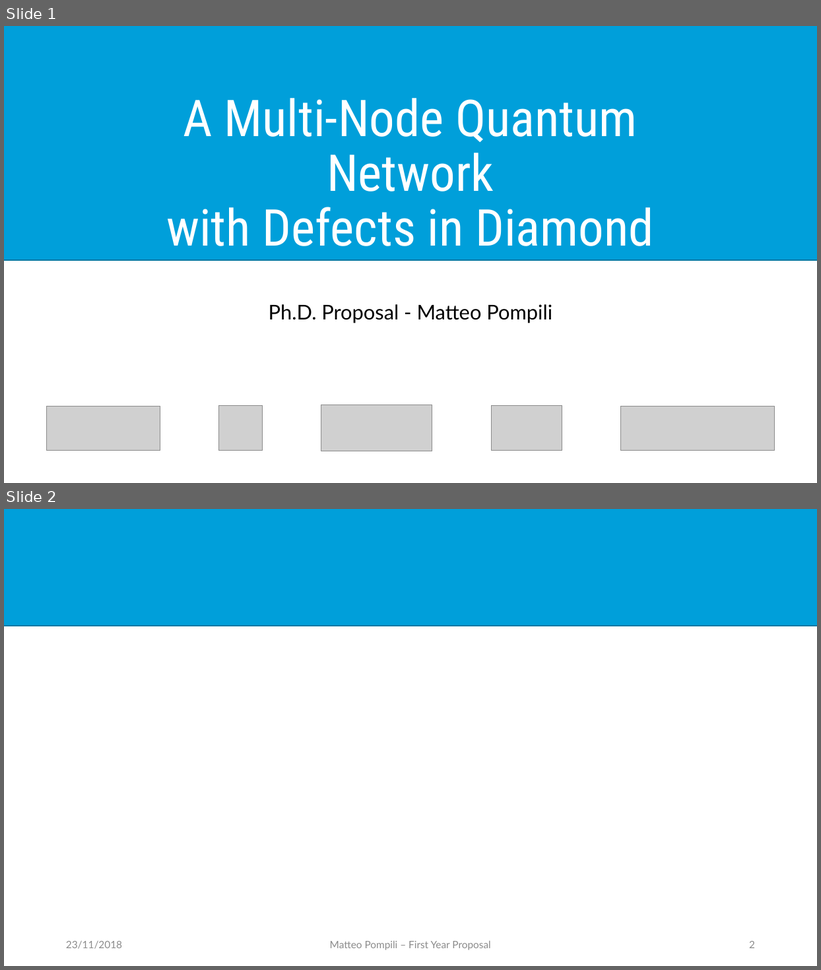
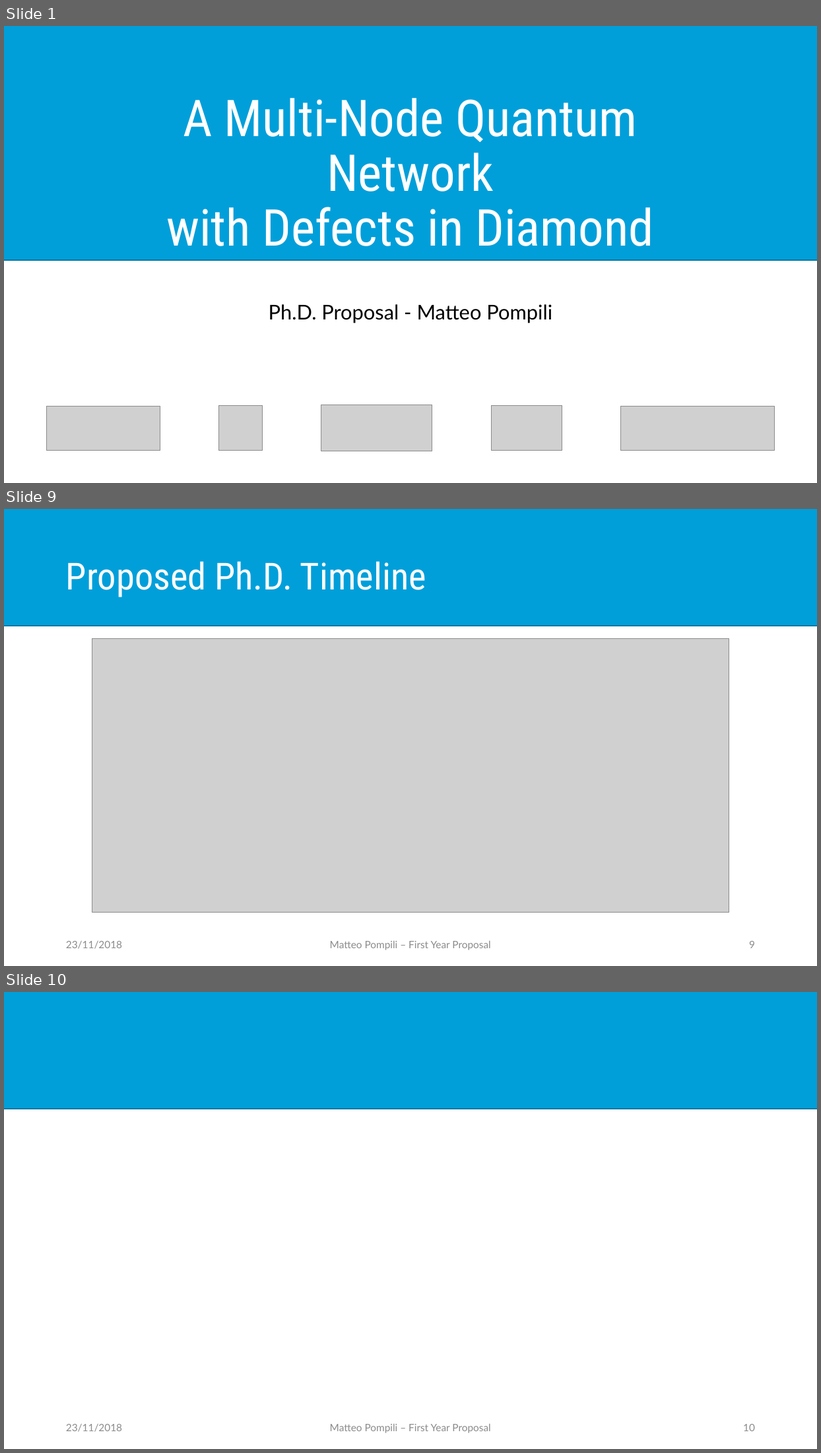
Before and after one commit to matpompili/go-nogo, a slide deck: presentation/Go_NoGo_Presentation.pptx. Shown one above the other, each under a label of ours: slides 1 and 2 before the commit, slides 1, 9 and 10 after it; the slides between them are not shown. The pictures are 821x970 and 821x1453 pixels, drawn with LibreOffice and Linux fonts; fonts in the diff are those of the drawing; grey boxes stand for pictures. Boxes give left, top, right and bottom in pixels: in the first picture for what was removed or moved away, otherwise in the second. Text is boxed around its words. In the diff, an @@ line names an element or a change of style, - is before the commit and + after.

```diff
--- a/presentation/Go_NoGo_Presentation.pptx
+++ b/presentation/Go_NoGo_Presentation.pptx
@@ slide 9 added at (4,509,817,966), background #FFFFFF; not listed: 1 template element that a slide beside it also shows @@
@@ title added at (66,561,426,597), 44 pt, text #FFFFFF @@
+Proposed Ph.D. Timeline
@@ picture added at (92,639,729,913) @@
@@ text added at (66,941,122,949), 12 pt, text #8C8C8C @@
+23/11/2018
@@ text added at (330,941,490,951), 12 pt, text #8C8C8C @@
+Matteo Pompili – First Year Proposal
@@ page number added at (749,941,755,949), 12 pt, text #8C8C8C @@
+9
@@ what was slide 2 is now slide 10 @@
@@ page number at (743,1424,755,1432): text changed @@
-2
+10
```
Also in this commit, not shown: 7 other slides added.
